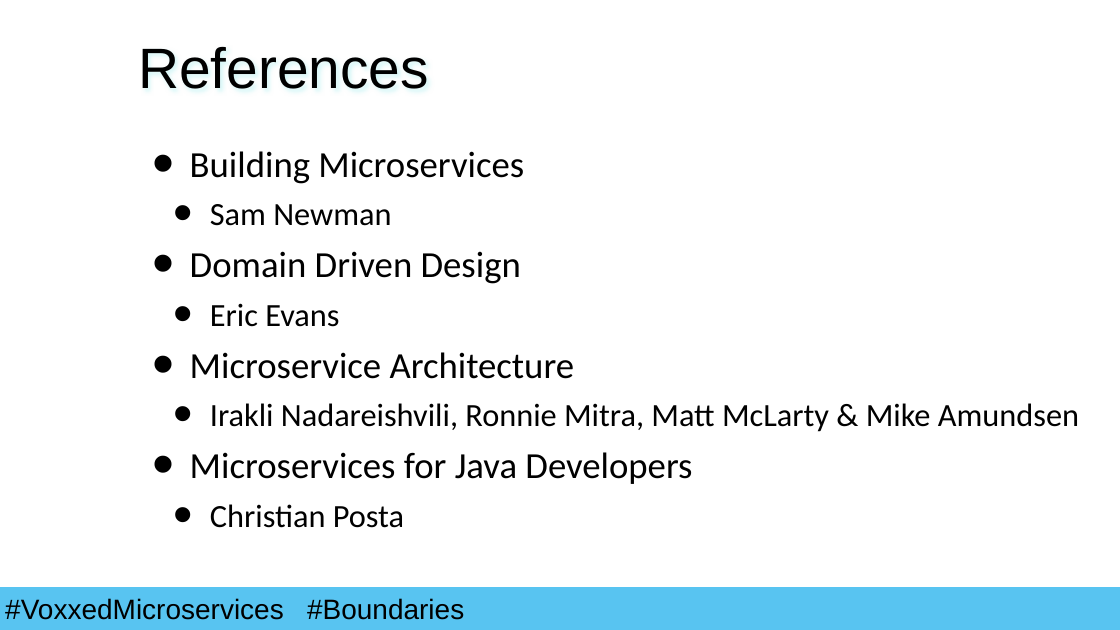
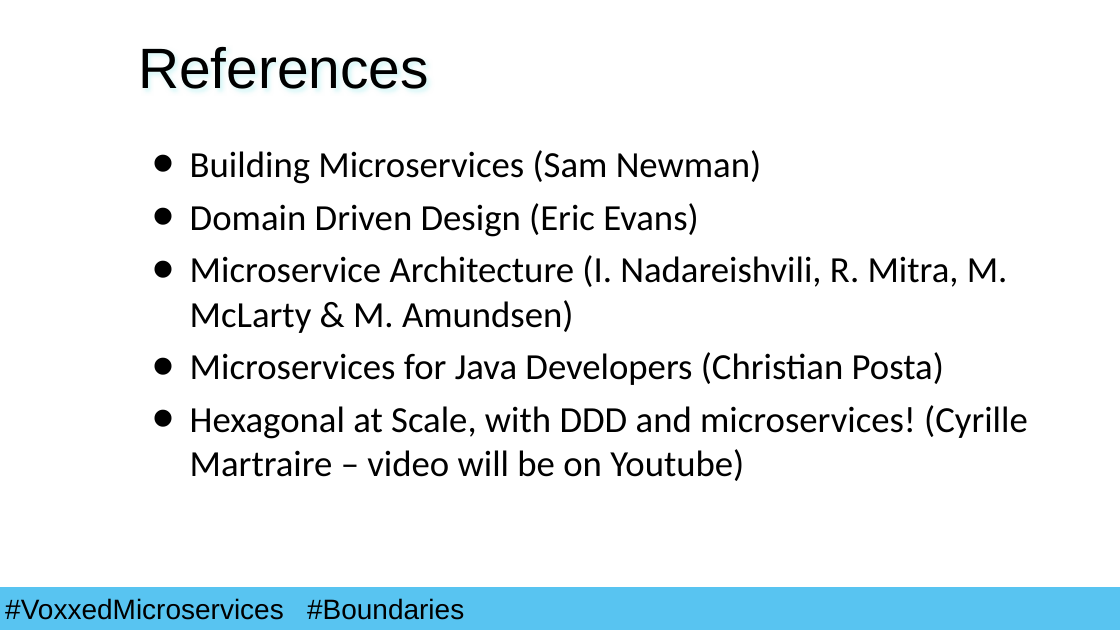
Before and after one commit to lvdpal/voxxed, a slide deck: slide 7 of Presentation.pptx (slide 8 before the commit). Drawn at 1120x630 pixels with LibreOffice and Linux fonts; fonts in the diff are those of the drawing; background and template pictures are left out. Boxes give left, top, right and bottom in pixels: in the first picture for what was removed or moved away, otherwise in the second. Text is boxed around its words. In the diff, an @@ line names an element or a change of style, - is before the commit and + after.

Commit message:
Last version of the presentation

```diff
--- a/Presentation.pptx
+++ b/Presentation.pptx
@@ text at <box>190,150,1028,481</box>: text changed @@
-• Building Microservices
-  • Sam Newman
-• Domain Driven Design
-  • Eric Evans
-• Microservice Architecture
-  • Irakli Nadareishvili, Ronnie Mitra, Matt McLarty & Mike Amundsen
-• Microservices for Java Developers
-  • Christian Posta
+• Building Microservices (Sam Newman)
+• Domain Driven Design (Eric Evans)
+• Microservice Architecture (I. Nadareishvili, R. Mitra, M. McLarty & M. Amundsen)
+• Microservices for Java Developers (Christian Posta)
+• Hexagonal at Scale, with DDD and microservices! (Cyrille Martraire – video will be on Youtube)
```
Also in this commit, not shown: 3 other slides changed, 1 slide removed.
